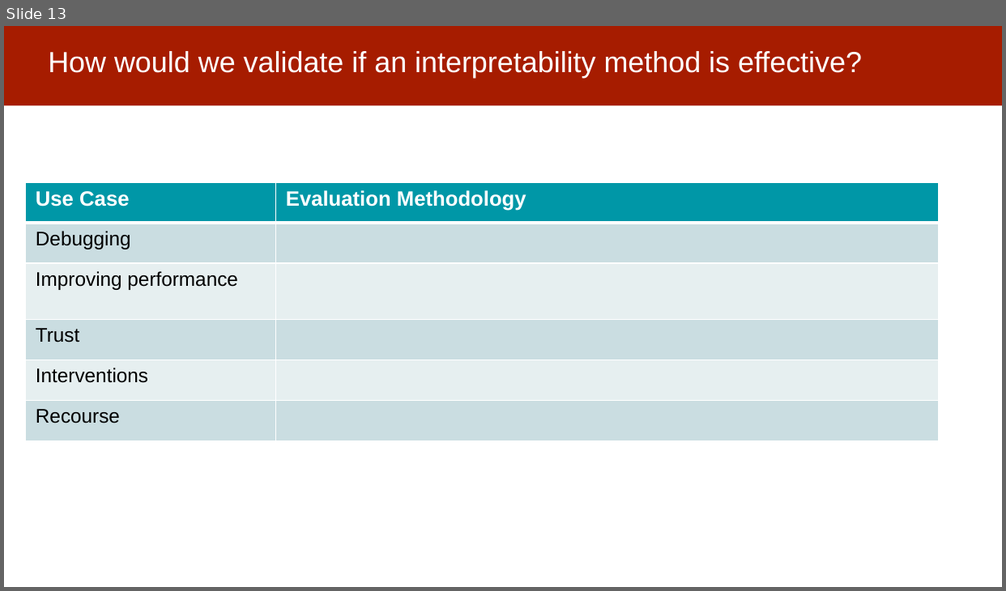
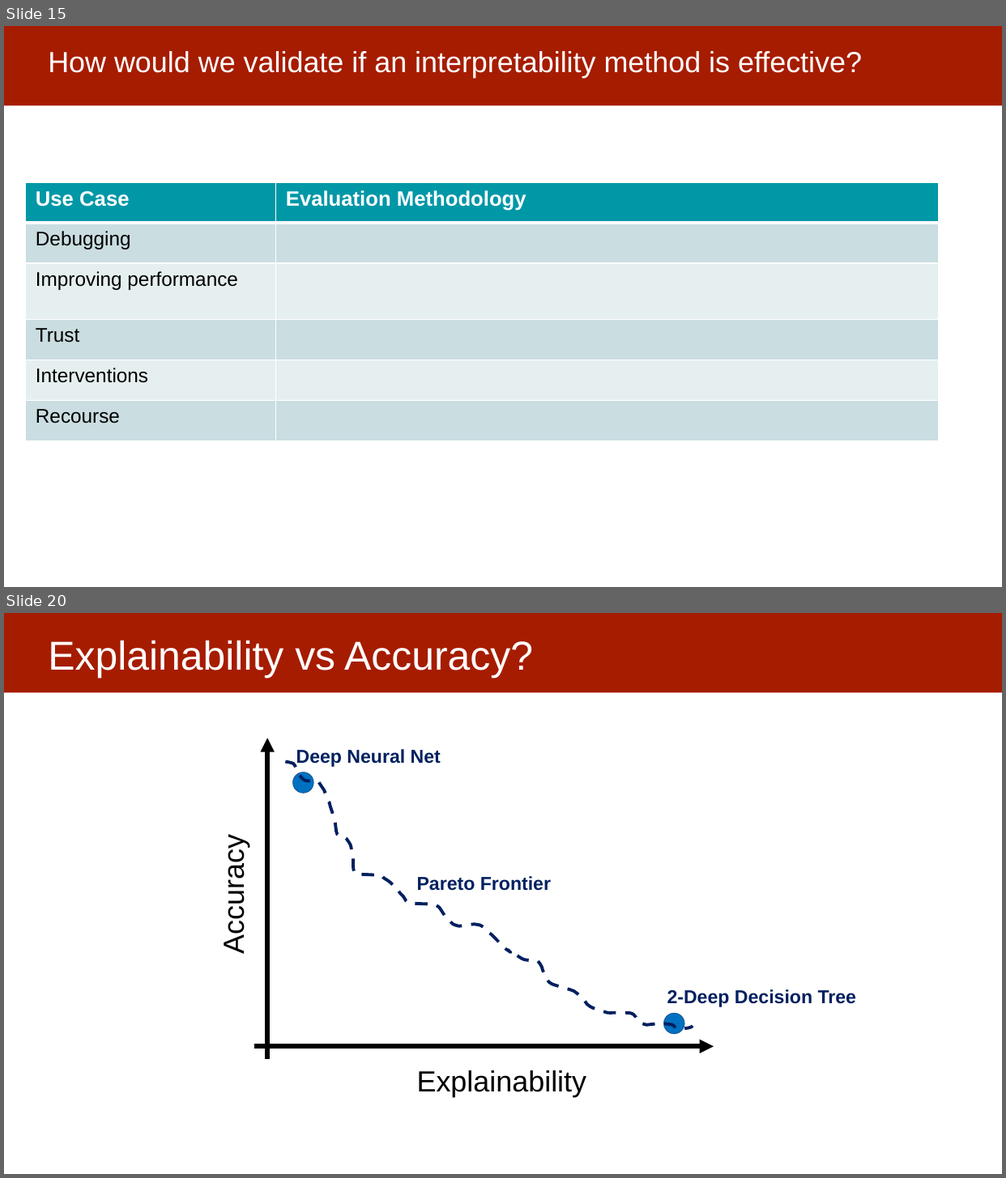
Before and after one commit to dssg/MLinPractice, a slide deck: Lectures/Lecture13-InterpretabilityOverview.pptx. Shown one above the other, each under a label of ours: slide 13 before the commit, slides 15 and 20 after it; the slides between them are not shown. The pictures are 1006x591 and 1006x1178 pixels, drawn with LibreOffice and Linux fonts; fonts in the diff are those of the drawing. Boxes give left, top, right and bottom in pixels: in the first picture for what was removed or moved away, otherwise in the second. Text is boxed around its words. In the diff, an @@ line names an element or a change of style, - is before the commit and + after.

Commit message:
explainability overview slides

```diff
--- a/Lectures/Lecture13-InterpretabilityOverview.pptx
+++ b/Lectures/Lecture13-InterpretabilityOverview.pptx
@@ slide 20 added at (4, 613, 1002, 1174), background #FFFFFF; not listed: 1 template element that a slide beside it also shows @@
@@ title added at (48, 640, 533, 679), 38.9 pt, text #FFFFFF @@
+Explainability vs Accuracy?
@@ arrow added from (267, 1059) to (267, 738), #000000 4.5 pt @@
@@ text added at (296, 749, 441, 767), 18 pt, text #002060, bold @@
+Deep Neural Net
@@ freeform shape added at (286, 762, 692, 1029), outline #002060 3 pt dashed @@
@@ ellipse added at (293, 773, 314, 794), fill #0070C0, outline #002060 0.25 pt @@
@@ text added at (218, 846, 250, 952), 28 pt, text #000000 @@
+Accuracy
@@ text added at (417, 876, 551, 891), 18 pt, text #002060, bold @@
+Pareto Frontier
@@ text added at (667, 990, 857, 1007), 18 pt, text #002060, bold @@
+2-Deep Decision Tree
@@ ellipse added at (663, 1013, 684, 1034), fill #0070C0, outline #002060 0.25 pt @@
@@ arrow added from (254, 1046) to (714, 1046), #000000 4.5 pt @@
@@ text added at (417, 1071, 587, 1097), 28 pt, text #000000 @@
+Explainability
@@ what was slide 13 is now slide 15 @@
```
Also in this commit, not shown: 3 slides changed, 14 other slides added.
